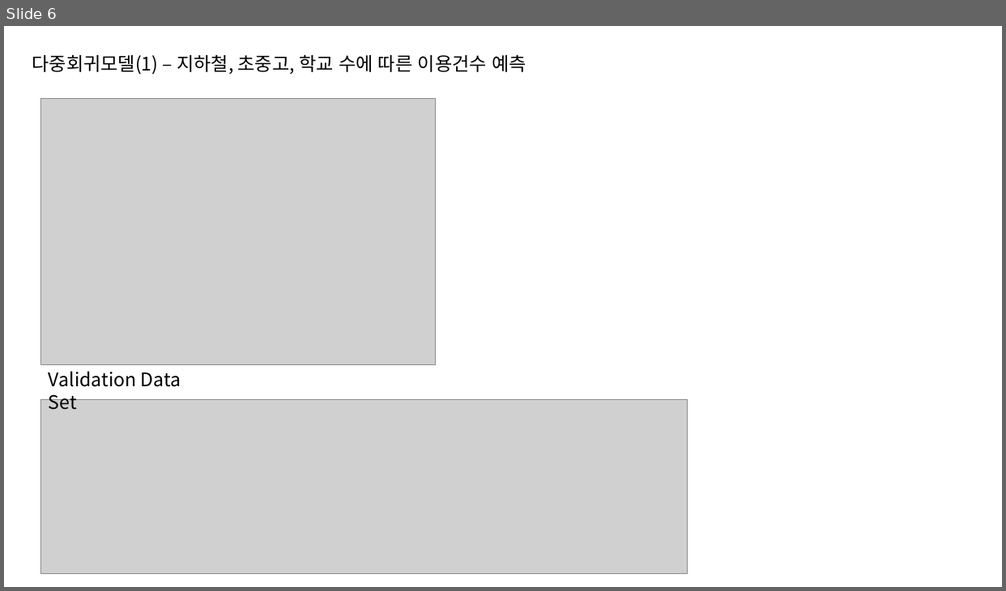
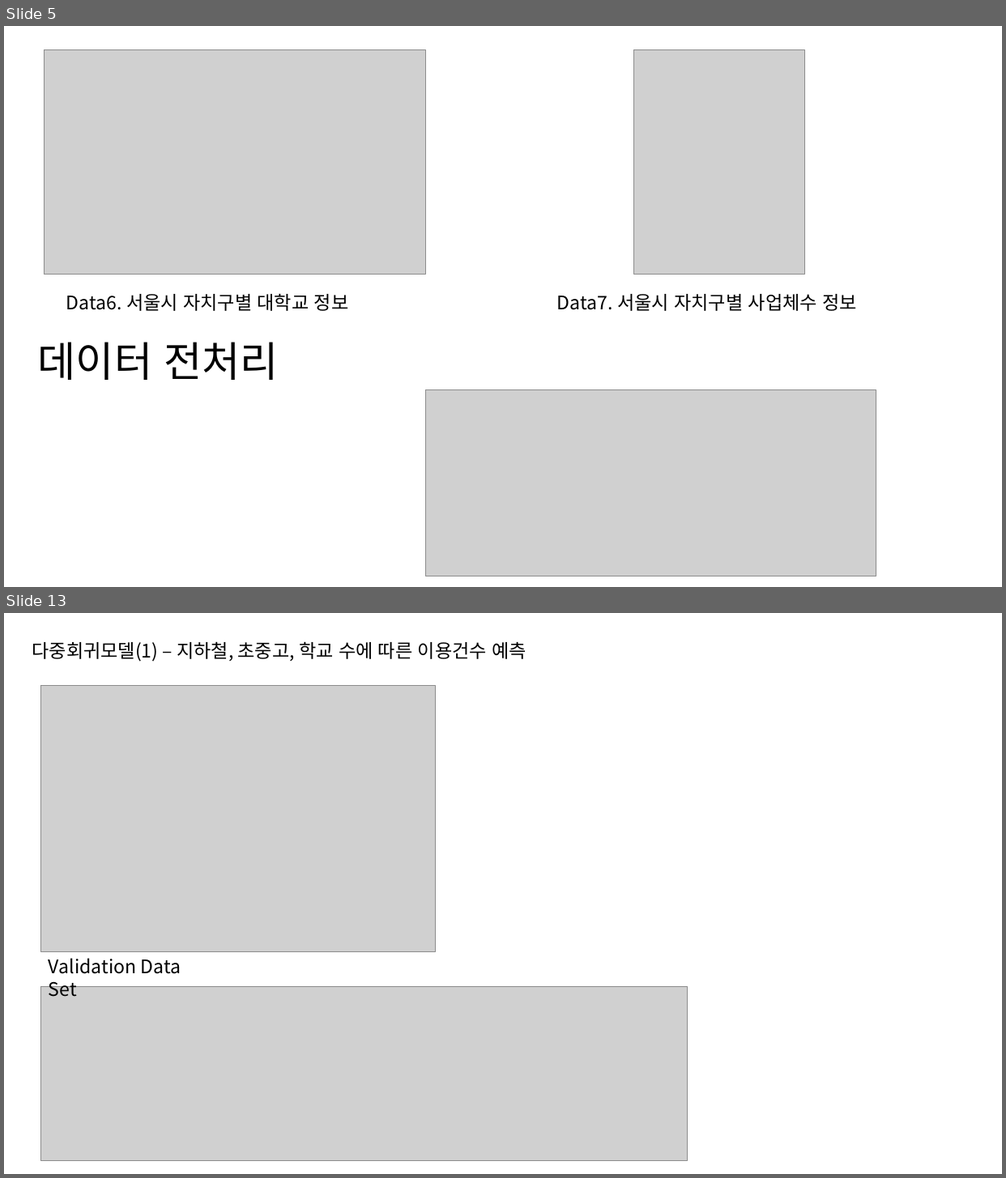
Before and after one commit to nyeoni/R-bike-analysis, a slide deck: FinalProject.pptx. Shown one above the other, each under a label of ours: slide 6 before the commit, slides 5 and 13 after it; the slides between them are not shown. The pictures are 1006x591 and 1006x1178 pixels, drawn with LibreOffice and Linux fonts; fonts in the diff are those of the drawing; grey boxes stand for pictures. Boxes give left, top, right and bottom in pixels: in the first picture for what was removed or moved away, otherwise in the second. Text is boxed around its words. In the diff, an @@ line names an element or a change of style, - is before the commit and + after.

```diff
--- a/FinalProject.pptx
+++ b/FinalProject.pptx
@@ slide 5 added at <box>4,26,1002,587</box>, background #FFFFFF @@
@@ picture added at <box>44,50,425,275</box> @@
@@ picture added at <box>634,50,805,275</box> @@
@@ text added at <box>66,293,349,311</box>, 18 pt, text #000000 @@
+Data6. 서울시 자치구별 대학교 정보
@@ text added at <box>557,294,857,311</box>, 18 pt, text #000000 @@
+Data7. 서울시 자치구별 사업체수 정보
@@ text added at <box>38,342,279,380</box>, 40 pt, text #000000 @@
+데이터 전처리
@@ picture added at <box>425,390,876,576</box> @@
@@ what was slide 6 is now slide 13 @@
```
Also in this commit, not shown: 1 slide changed, 10 other slides added, 6 slides removed, 1 other file.
